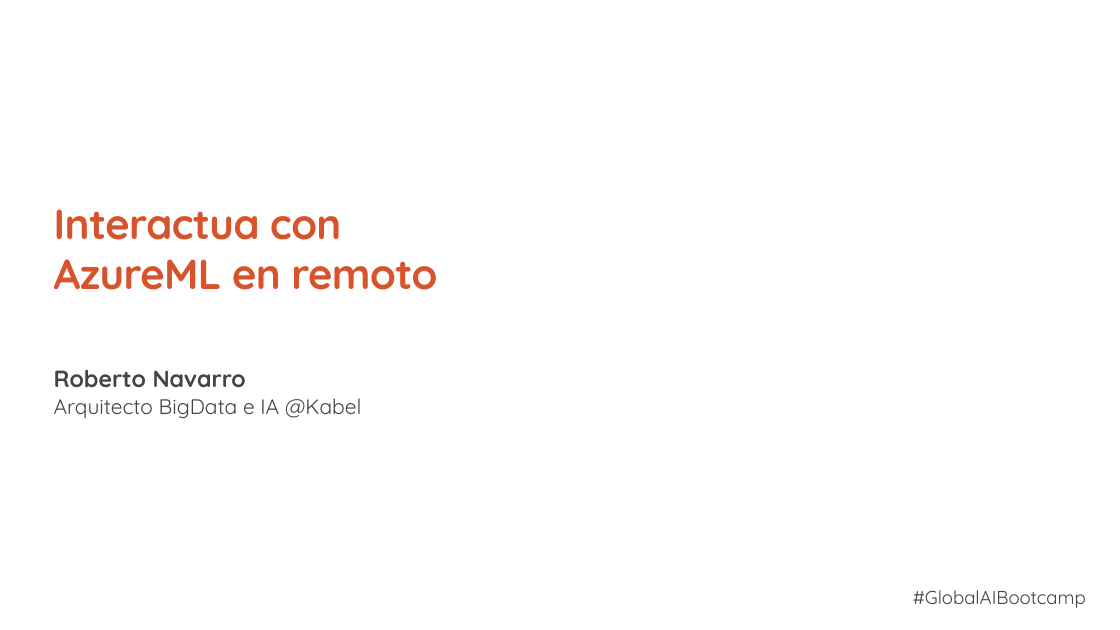
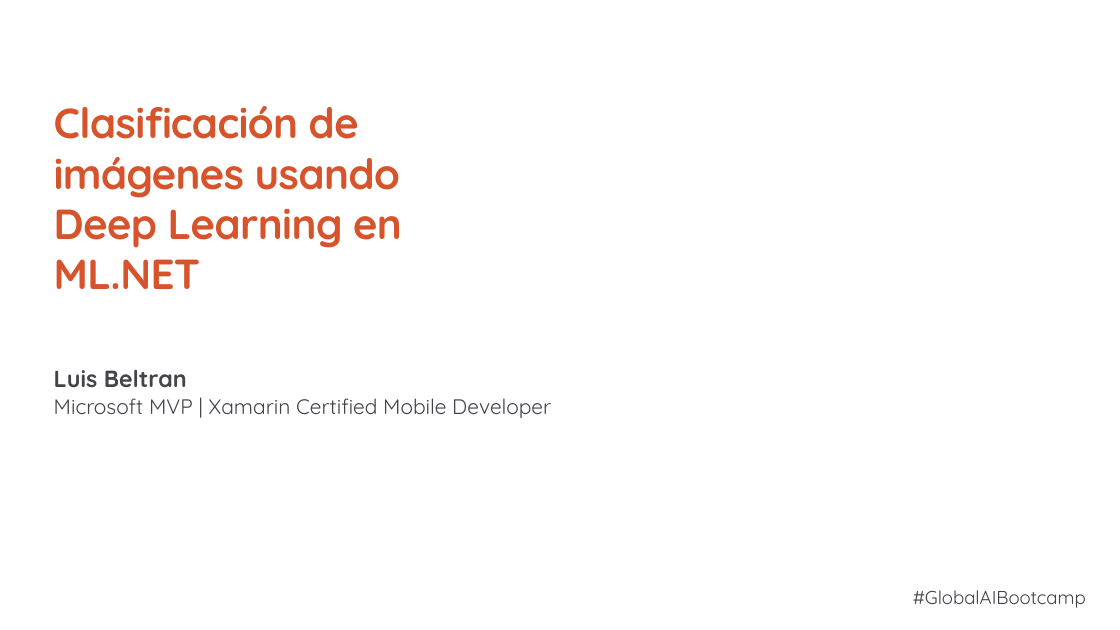
Before and after one commit to GlobalAISpain/GlobalAIBootcamp2020, a slide deck: slide 2 of PPT/7 Clasificación de imágenes usando Deep Learning en ML.NET.pptx. Drawn at 1120x630 pixels with LibreOffice and Linux fonts; fonts in the diff are those of the drawing; background and template pictures are left out. Boxes give left, top, right and bottom in pixels: in the first picture for what was removed or moved away, otherwise in the second. Text is boxed around its words. In the diff, an @@ line names an element or a change of style, - is before the commit and + after.

```diff
--- a/PPT/7 Clasificación de imágenes usando Deep Learning en ML.NET.pptx
+++ b/PPT/7 Clasificación de imágenes usando Deep Learning en ML.NET.pptx
@@ title at <box>54,106,402,289</box>: text changed @@
-Interactua con AzureML en remoto
+Clasificación de imágenes usando Deep Learning en ML.NET
@@ text at <box>54,369,187,388</box>: text changed @@
-Roberto Navarro
+Luis Beltran
@@ text at <box>54,398,551,418</box>: text changed @@
-Arquitecto BigData e IA @Kabel
+Microsoft MVP | Xamarin Certified Mobile Developer
```
Also in this commit, not shown: 1 slide added, 1 slide removed, 15 other files.
